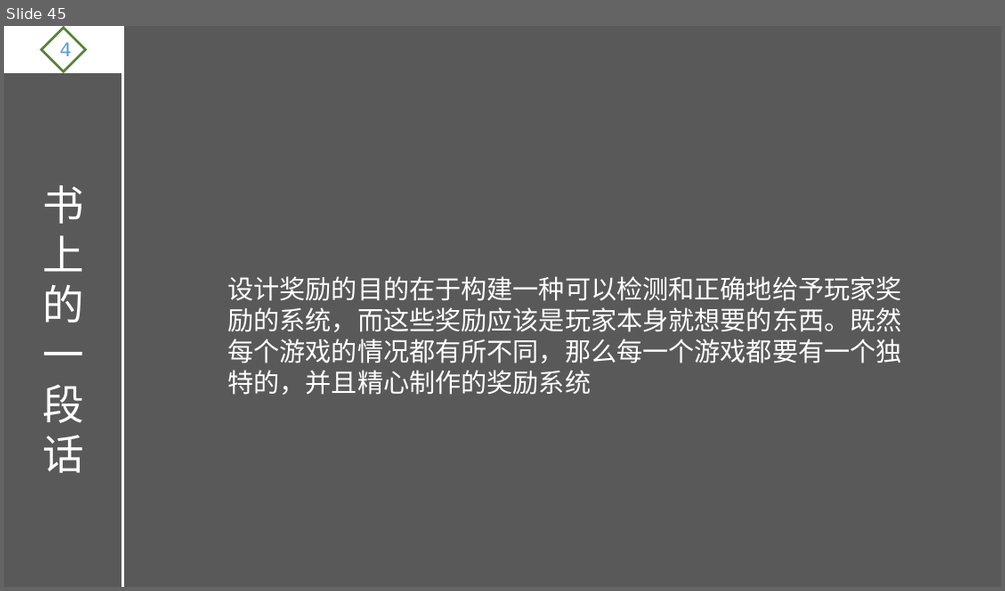
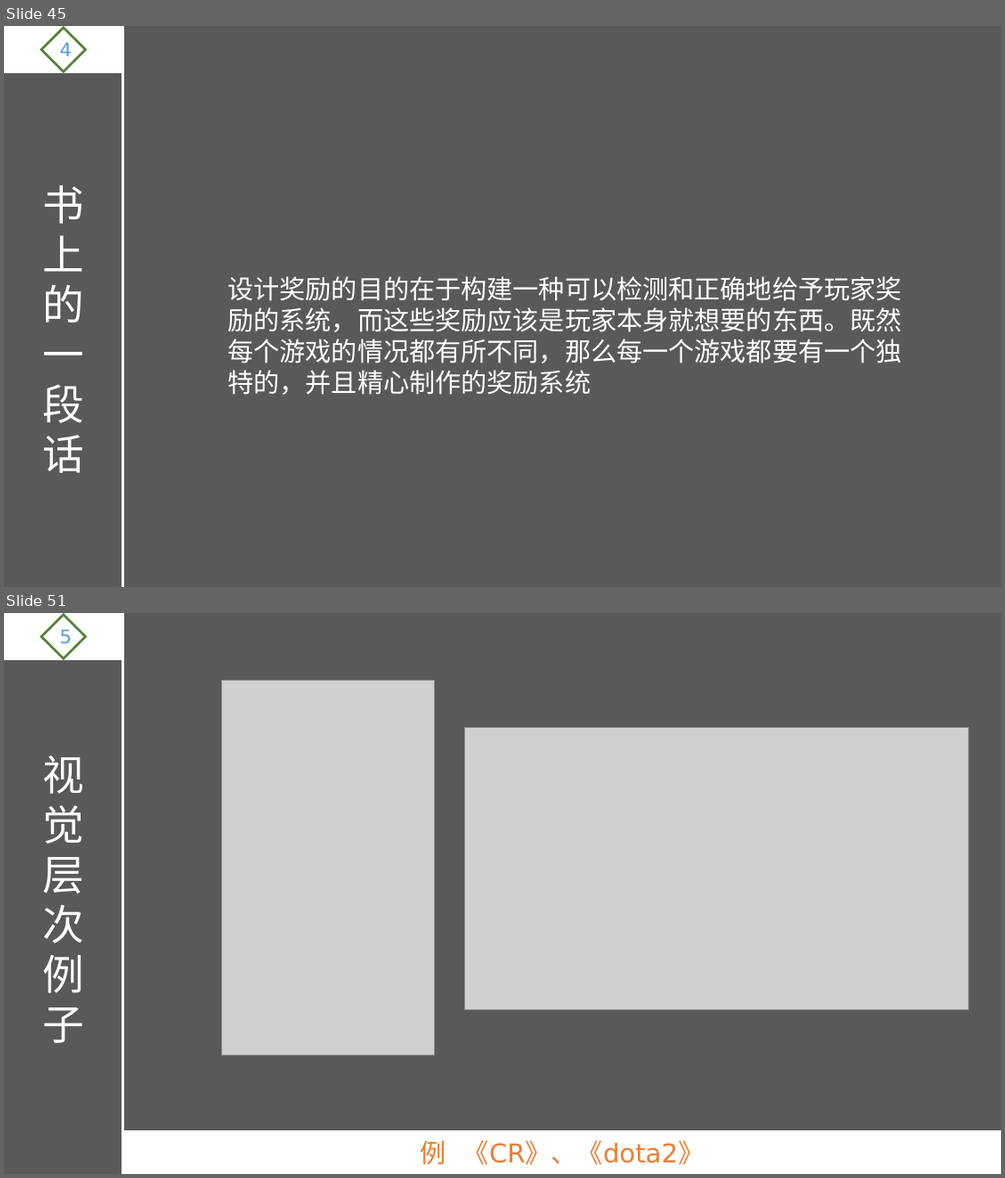
Before and after one commit to ThreePeopleGame/Death, a slide deck: Share/游戏设计理论.pptx. Shown one above the other, each under a label of ours: slide 45 before the commit, slides 45 and 51 after it; the slides between them are not shown. The pictures are 1005x591 and 1005x1178 pixels, drawn with LibreOffice and Linux fonts; fonts in the diff are those of the drawing; grey boxes stand for pictures. Boxes give left, top, right and bottom in pixels: in the first picture for what was removed or moved away, otherwise in the second. Text is boxed around its words. In the diff, an @@ line names an element or a change of style, - is before the commit and + after.

```diff
--- a/Share/游戏设计理论.pptx
+++ b/Share/游戏设计理论.pptx
@@ slide 51 added at [4, 613, 1001, 1174], background #595959 @@
@@ rectangle added at [4, 613, 123, 660], fill #FFFFFF, outline #FFFFFF 1.5 pt @@
@@ diamond added at [41, 615, 86, 658], outline #548235 2.25 pt, 18 pt, text #5B9BD5 @@
+5
@@ line added from (123, 613) to (123, 1174), #FFFFFF 2.25 pt @@
@@ picture added at [222, 681, 434, 1055] @@
@@ picture added at [465, 727, 969, 1009] @@
@@ text added at [42, 755, 84, 1043], 40 pt, text #FFFFFF @@
+视觉层次例子
@@ rectangle added at [123, 1131, 1001, 1174], fill #FFFFFF, outline #FFFFFF 1.5 pt, 25 pt, text #ED7D31 @@
+例 《CR》、《dota2》
```
Also in this commit, not shown: 8 other slides added.
